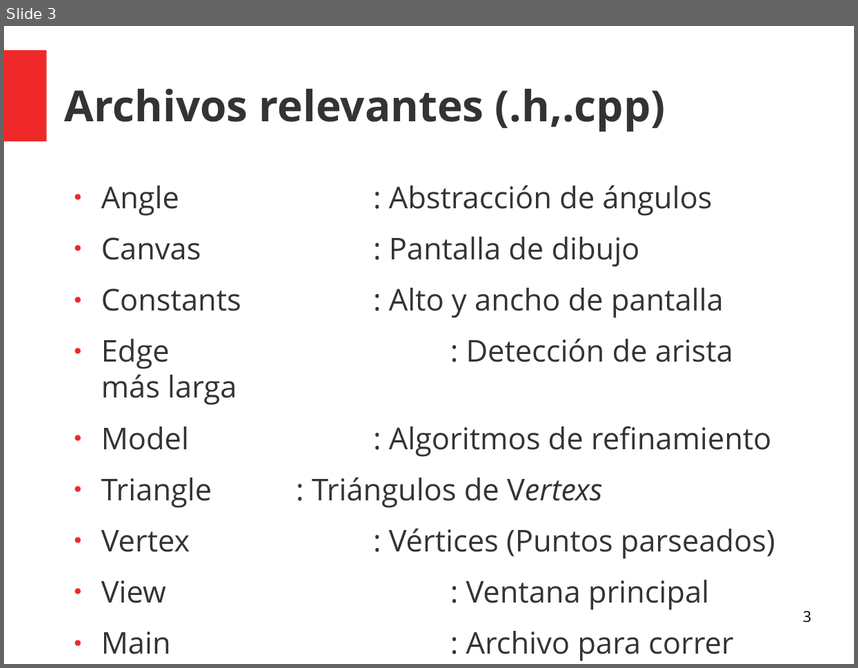
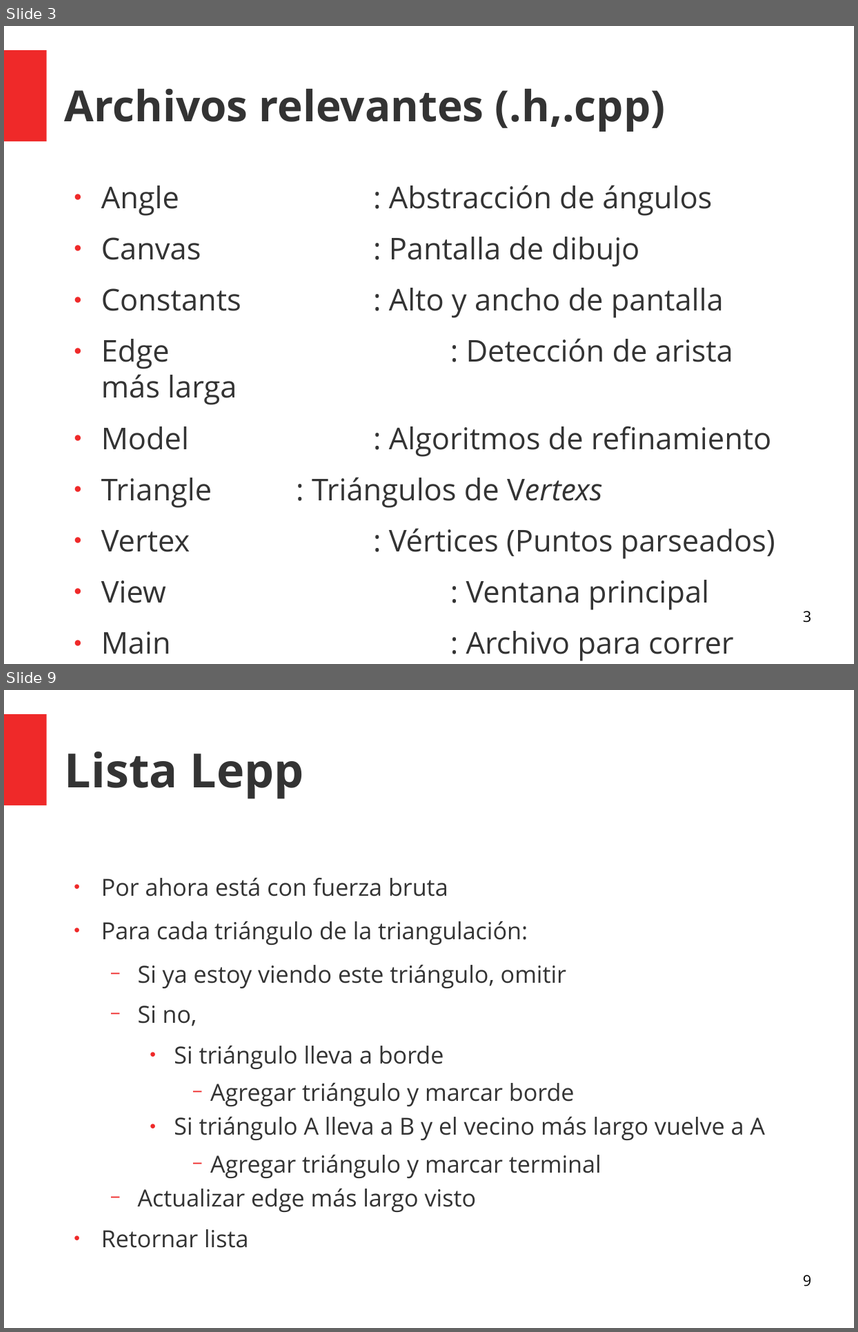
Before and after one commit to KaiLuQiu/LeppDelaunay, a slide deck: Presentación/Presentacion Avance Tarea 2.odp. Shown one above the other, each under a label of ours: slide 3 before the commit, slides 3 and 9 after it; the slides between them are not shown. The pictures are 858x668 and 858x1332 pixels, drawn with LibreOffice and Linux fonts; fonts in the diff are those of the drawing. Boxes give left, top, right and bottom in pixels: in the first picture for what was removed or moved away, otherwise in the second. Text is boxed around its words. In the diff, an @@ line names an element or a change of style, - is before the commit and + after.

```diff
--- a/Presentación/Presentacion Avance Tarea 2.odp
+++ b/Presentación/Presentacion Avance Tarea 2.odp
@@ slide 9 added at box(4, 690, 854, 1328), background #FFFFFF; not listed: 1 template element that a slide beside it also shows @@
@@ title added at box(65, 751, 304, 799), 44 pt, text #333333, bold @@
+Lista Lepp
@@ text added at box(101, 878, 765, 1248), 22 pt, text #333333 @@
+● Por ahora está con fuerza bruta
+● Para cada triángulo de la triangulación:
+  − Si ya estoy viendo este triángulo, omitir
+  − Si no,
+    ● Si triángulo lleva a borde
+      − Agregar triángulo y marcar borde
+    ● Si triángulo A lleva a B y el vecino más largo vuelve a A
+      − Agregar triángulo y marcar terminal
+  − Actualizar edge más largo visto
+● Retornar lista
@@ page number added at box(803, 1274, 811, 1286), 14 pt, text #000000 @@
+9
```
Also in this commit, not shown: 4 slides changed, 5 other slides added, 16 slides removed, 13 other files.
